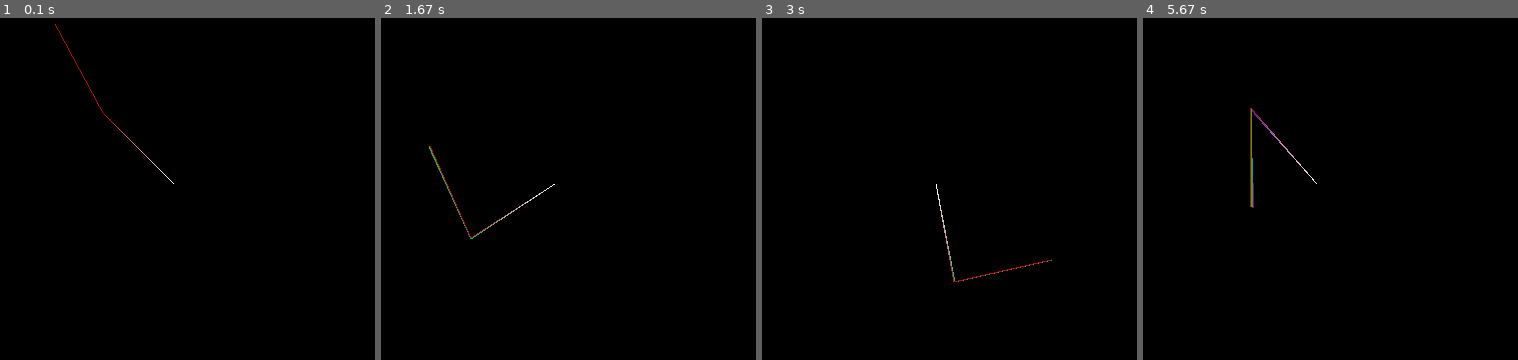
Above: before the commit, frames 1-4 (left to right).
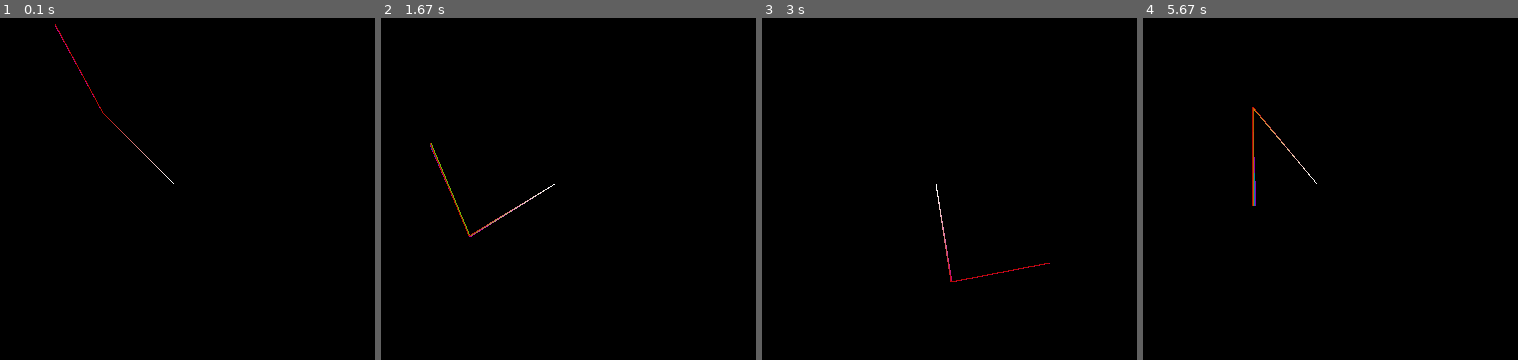
Above: after the commit, the same moments.

Repository: davidpendergast/pygame-utils
Game: pygame game, started from main.py
Same seed, same stepped clock (60 frames per second), same inputs: the game is played once before the commit and once after it.
Inputs:
- Up to frame 1 (0.1 s): no input
- Up to frame 2 (1.67 s): no input
- Up to frame 3 (3 s): no input
- Up to frame 4 (5.67 s): no input

The runs differ from the first frame. In frame 1, less than 0.1% of the frame differs, in the area x 14-27%, y 2-27%; in frame 2, 0.4%; in frame 3, 0.3%; in frame 4, 0.5%, in the area x 28-46%, y 26-56%.

Commit message:
switched to delta time instead of fixed timestep

Diff:
--- a/main.py
+++ b/main.py
@@ -185,7 +185,6 @@
             self.vertex_data[N*4 + 1] = y0
 
             GL.glClear(GL.GL_COLOR_BUFFER_BIT)
-            GL.glColor(1, 1, 0)
 
             GL.glEnableClientState(GL.GL_VERTEX_ARRAY)
             GL.glEnableClientState(GL.GL_COLOR_ARRAY)
@@ -259,9 +258,13 @@
     profiler = Profiler()
 
     running = True
-    ticks = 0
+    last_update_time = pygame.time.get_ticks()
+
     while running:
-        state.euler_update(1 / FPS)
+        current_time = pygame.time.get_ticks()
+        dt = (current_time - last_update_time) / 1000
+        state.euler_update(dt)
+
         state.render_all(screen)
         pygame.display.flip()
 
@@ -275,10 +278,10 @@
                 elif event.key == pygame.K_p:
                     profiler.toggle()
 
-        if ticks % 60 == 10:
+        if current_time // 1000 > last_update_time // 1000:
             pygame.display.set_caption("Double Pendulum (FPS={:.1f}, N={})".format(clock.get_fps(), N))
 
-        ticks += 1
+        last_update_time = current_time
         clock.tick(FPS)
 
 
